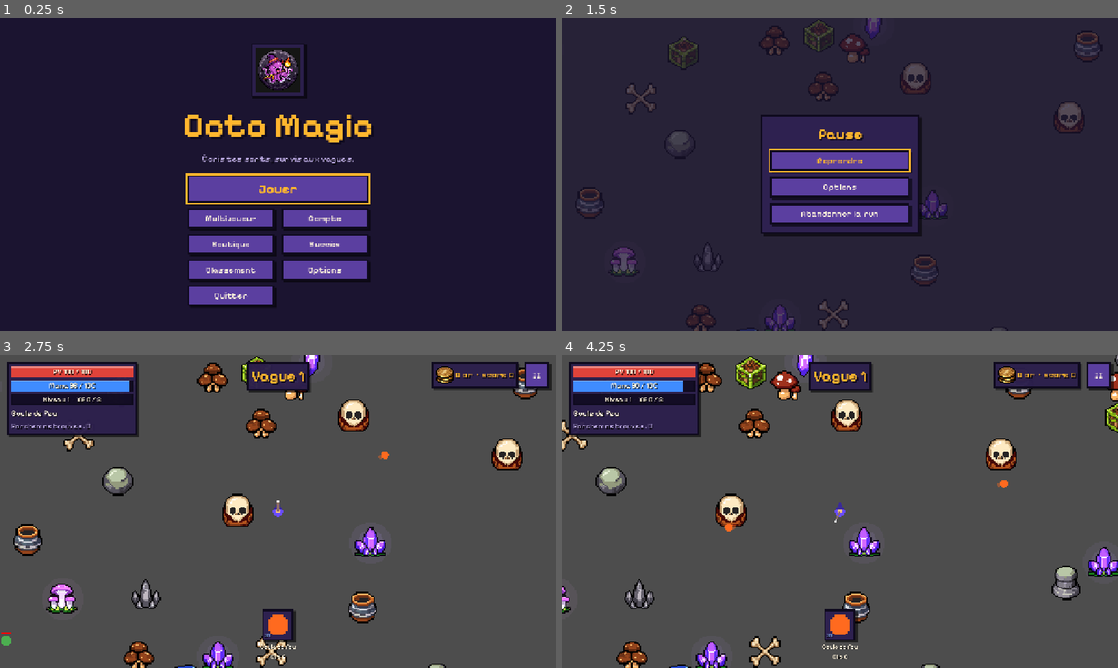
Above: before the commit, frames 1-4 (two rows, left to right).
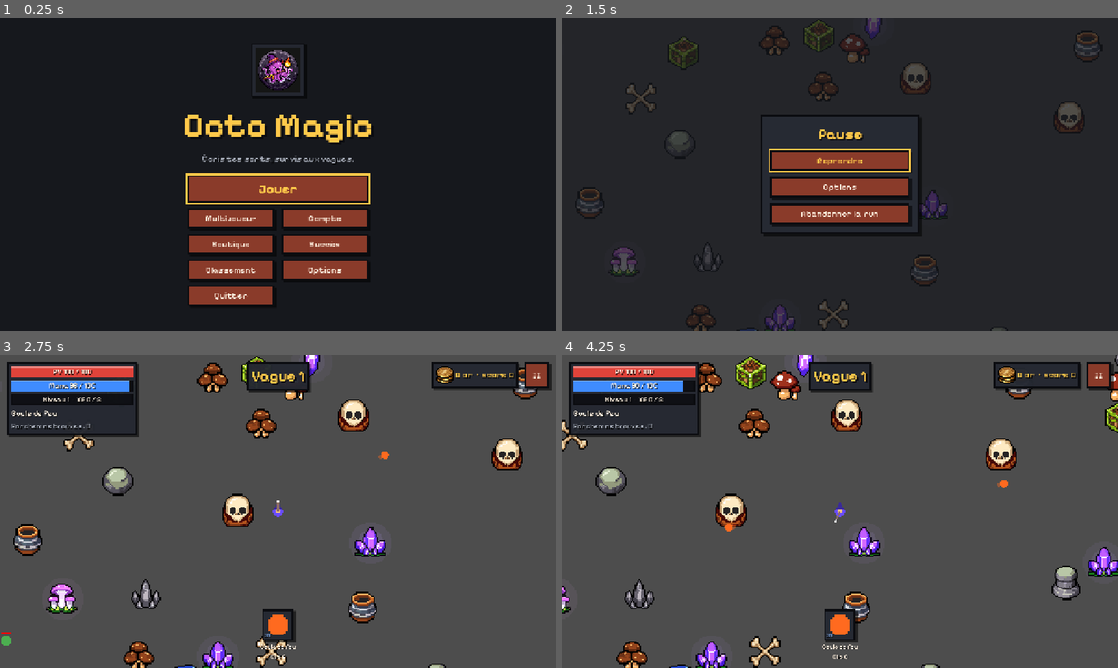
Above: after the commit, the same moments.

Repository: LeandreBl/octo-magic
Game: Godot game, scene res://game/main.tscn
The game is run twice, just before and just after one commit, with the same random seed, the same clock (stepped at 60 frames per second) and the same inputs.
Inputs (mouse positions are in pixels of both pictures, inside the frame that each line leads up to):
- Up to frame 1 (0.25 s): no input
- Up to frame 2 (1.5 s): click "Jouer" at 0.5 s; click "II" at 1.25 s
- Up to frame 3 (2.75 s): click "Reprendre" at 2 s
- Up to frame 4 (4.25 s): tap Enter at 2.75 s; move the mouse to (962, 495) at 2.77 s; hold D (move_right) 2.78-3.5 s; click (962, 495) at 2.92 s; drag from (728, 527) to (812, 574) at 3.52 s

The runs differ from the first frame. In frame 1, 10% of the frame differs, in the area x 33-67%, y 8-92%; in frame 2, 8.5%; in frame 3, 4.5%; in frame 4, 4.5%.

Commit message:
UI palette: slate panels, rust buttons, gold accent (owner's pick)
Co-Authored-By: Claude Opus 5.5 <noreply@anthropic.com>

Diff:
--- a/ui/theme.gd
+++ b/ui/theme.gd
@@ -1,22 +1,23 @@
 extends RefCounted
 ## The shared "pixel arcade" Theme, matching the PixelLab pixel art: hard
-## edges, thick dark outlines, hard drop shadows, saturated violet and gold.
+## edges, thick dark outlines, hard drop shadows; slate panels, rust
+## buttons, gold accent.
 ## Type variations: "Title" and "Header" (Label), "Slot" (Panel),
 ## "Plate" (PanelContainer, tight margins, for the HUD), "Card" (Button).
 
-const INK := Color("#1b1430")  # backgrounds
-const PANEL := Color("#2e2150")
-const PANEL_HI := Color("#47347a")
-const BUTTON := Color("#5b3fa0")
-const BUTTON_HI := Color("#7a58d0")
-const OUTLINE := Color("#0f0a1e")
-const GOLD := Color("#ffb62e")  # accent: titles, focus, gold
-const GOLD_DIM := Color("#a8701a")
-const TEXT := Color("#fff4dc")
-const TEXT_DIM := Color("#b9a8e0")
+const INK := Color("#16181d")  # backgrounds
+const PANEL := Color("#262a33")
+const PANEL_HI := Color("#3a404c")
+const BUTTON := Color("#8a3b2a")
+const BUTTON_HI := Color("#b4532f")
+const OUTLINE := Color("#0b0c10")
+const GOLD := Color("#ffc94a")  # accent: titles, focus, gold
+const GOLD_DIM := Color("#a07a1f")
+const TEXT := Color("#fff1e0")
+const TEXT_DIM := Color("#a7adb9")
 const HP := Color("#e0433a")
 const MANA := Color("#3f8cff")
-const XP := Color("#ffb62e")
+const XP := Color("#ffc94a")
 const SHADOW := Color(0, 0, 0, 0.55)
 
 ## Fonts (assets/fonts, SIL OFL): Pixelify Sans, a pixel font, for the whole
